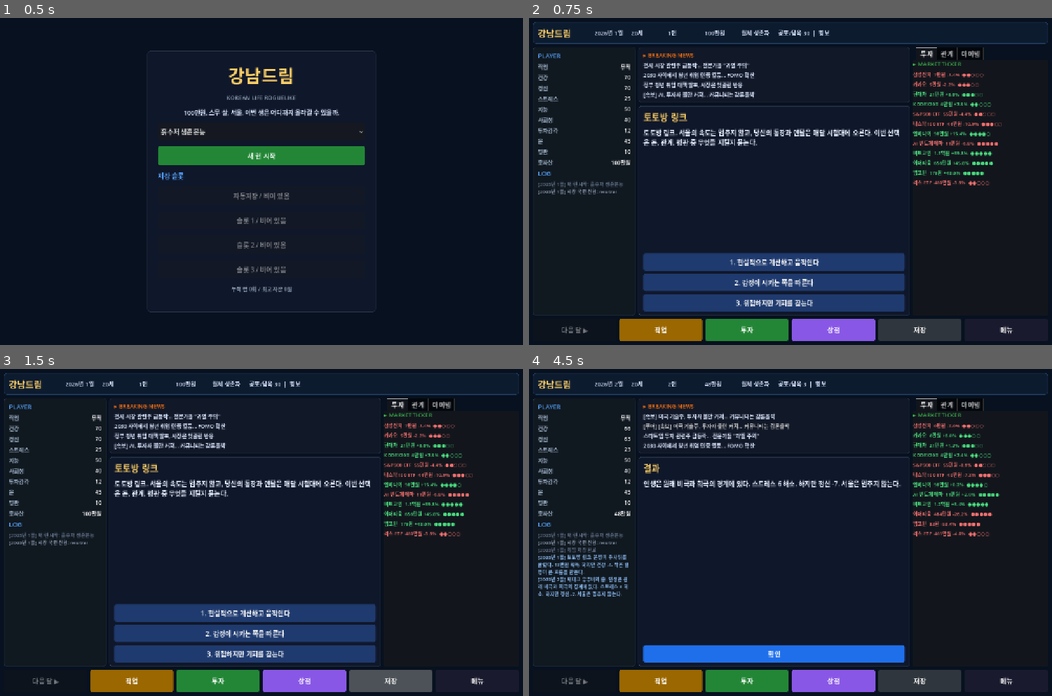
Above: before the commit, frames 1-4 (two rows, left to right).
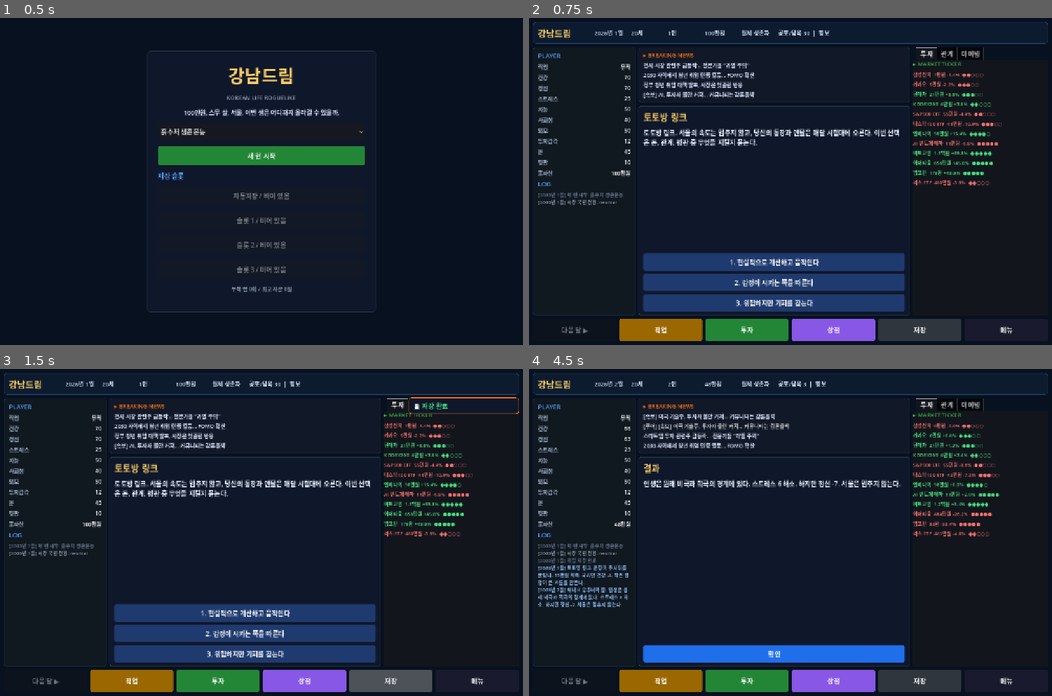
Above: after the commit, the same moments.

Repository: junheeleee/GangnamDream
Game: Godot game, scene res://scenes/StartMenu.tscn
The game is run twice, just before and just after one commit, with the same random seed, the same clock (stepped at 60 frames per second) and the same inputs.
Inputs:
- Up to frame 1 (0.5 s): no input
- Up to frame 2 (0.75 s): click "새 런 시작" at 0.5 s
- Up to frame 3 (1.5 s): click "저장" at 1.25 s
- Up to frame 4 (4.5 s): click "1. 현실적으로 계산하고 움직인다" at 2 s; click "확인" at 2.75 s; click "다음 달 ▶" at 3.5 s; click "2. 감정이 시키는 쪽을 따른다" at 4.25 s

Frame 1 is identical in both runs. In frame 2, 0.8% of the frame differs, in the area x 1-20%, y 33-58%; in frame 3, 1.3%; in frame 4, 2.4%, in the area x 1-20%, y 33-73%.

Commit message:
feat: implement appearance stat (UI, job reqs, relationship passive)

Diff:
--- a/content/jobs.json
+++ b/content/jobs.json
@@ -228,7 +228,8 @@
     "description": "콘텐츠가 자산이다. 채널을 키우면 광고 수익과 협찬이 들어온다. 유행에 올라타는 감각이 전부다.",
     "base_salary": 6240000,
     "requirements": {
-      "min_intelligence": 73
+      "min_intelligence": 73,
+      "min_appearance": 55
     },
     "stress_per_month": 24,
     "stat_gains": {
@@ -247,7 +248,8 @@
     "description": "지인에서 시작해 확장한다. 인맥이 곧 실적이다. 사회성이 높아지지만 관계가 상품화되는 아이러니가 있다.",
     "base_salary": 6660000,
     "requirements": {
-      "min_intelligence": 77
+      "min_intelligence": 77,
+      "min_appearance": 48
     },
     "stress_per_month": 28,
     "stat_gains": {
@@ -266,7 +268,8 @@
     "description": "영어 미팅, 글로벌 실적 압박, 성과 인센티브. 기본급보다 커미션이 크다. 실적을 내면 강남 입성이 보인다.",
     "base_salary": 7080000,
     "requirements": {
-      "min_intelligence": 81
+      "min_intelligence": 81,
+      "min_appearance": 52
     },
     "stress_per_month": 32,
     "stat_gains": {
--- a/scenes/MainGame.gd
+++ b/scenes/MainGame.gd
@@ -20,6 +20,7 @@
 var modal_body: VBoxContainer
 var modal_title_label: Label
 var next_button: Button
+var _toast_container: VBoxContainer
 
 var current_event: Dictionary = {}
 var prev_prices: Dictionary = {}
@@ -76,6 +77,7 @@
 	_build_right_panel(main)
 	_build_bottom_bar(root)
 	_build_modal()
+	_build_toast_layer()
 
 func _build_top_bar(parent):
 	var panel = _panel("#0d1b2f", "#1f3a5b")
@@ -108,7 +110,7 @@
 	box.add_theme_constant_override("separation", 6)
 	panel.add_child(box)
 	box.add_child(_label("PLAYER", 15, "#58a6ff"))
-	for key in ["job", "health", "mental", "stress", "intelligence", "social_skill", "investment_skill", "luck", "reputation", "asset"]:
+	for key in ["job", "health", "mental", "stress", "intelligence", "social_skill", "appearance", "investment_skill", "luck", "reputation", "asset"]:
 		var row = HBoxContainer.new()
 		box.add_child(row)
 		var name_label = _label(_stat_name(key), 13, "#9fb3c8")
@@ -236,6 +238,25 @@
 	modal_body.add_theme_constant_override("separation", 8)
 	scroll.add_child(modal_body)
 
+func _build_toast_layer():
+	_toast_container = VBoxContainer.new()
+	_toast_container.mouse_filter = Control.MOUSE_FILTER_IGNORE
+	_toast_container.add_theme_constant_override("separation", 6)
+	_toast_container.set_anchor(SIDE_LEFT, 1.0)
+	_toast_container.set_anchor(SIDE_TOP, 0.0)
+	_toast_container.set_anchor(SIDE_RIGHT, 1.0)
+	_toast_container.set_anchor(SIDE_BOTTOM, 1.0)
+	_toast_container.offset_left = -280
+	_toast_container.offset_top = 70
+	_toast_container.offset_right = -10
+	_toast_container.offset_bottom = -70
+	add_child(_toast_container)
+
+func _show_toast(message: String, color: Color = Color("#dbe7ff")):
+	var toast = load("res://ui_components/NotificationToast.gd").new()
+	_toast_container.add_child(toast)
+	toast.show_message(message, color)
+
 func _begin_month():
 	prev_prices = GameState.market_prices.duplicate()
 	if GameState.news_log.is_empty() or GameState.turn > 1:
@@ -326,6 +347,7 @@
 	_set_stat_value("stress", GameState.stress, false, 60, 80)
 	stat_labels["intelligence"].text = str(GameState.intelligence)
 	stat_labels["social_skill"].text = str(GameState.social_skill)
+	stat_labels["appearance"].text = str(GameState.appearance)
 	stat_labels["investment_skill"].text = str(GameState.investment_skill)
 	stat_labels["luck"].text = str(GameState.luck)
 	stat_labels["reputation"].text = str(GameState.reputation)
@@ -505,30 +527,37 @@
 func _on_save_pressed():
 	SaveManager.save_game(1)
 	GameState.add_log("게임 저장 완료", "system")
+	_show_toast("💾 저장 완료", Color("#4ade80"))
 
 func _on_job_selected(job_id):
 	var result = job_system.apply_for_job(job_id)
 	_close_modal()
 	_refresh_all()
+	var job_name = GameState.current_job.get("name", "직업 변경")
+	_show_toast("💼 %s" % job_name, Color("#fbbf24"))
 
 func _on_buy_asset(asset_id, amount):
 	investment_system.buy_asset(asset_id, float(amount))
 	_close_modal()
 	_refresh_all()
+	_show_toast("📈 매수 완료 %s" % GameState.format_money(amount), Color("#4ade80"))
 
 func _on_sell_asset(asset_id, ratio):
 	investment_system.sell_asset(asset_id, float(ratio))
 	_close_modal()
 	_refresh_all()
+	_show_toast("📉 매도 완료", Color("#f87171"))
 
 func _on_shop_item(item_id):
 	inventory_system.purchase_item(item_id)
 	_close_modal()
 	_refresh_all()
+	_show_toast("🛒 아이템 구매 완료", Color("#d8b4fe"))
 
 func _on_use_item(item_id):
 	inventory_system.use_item(item_id)
 	_refresh_all()
+	_show_toast("✨ 아이템 사용", Color("#fbbf24"))
 
 func _go_to_menu():
 	SaveManager.autosave()
@@ -666,6 +695,7 @@
 		"stress": "스트레스",
 		"intelligence": "지능",
 		"social_skill": "사회성",
+		"appearance": "외모",
 		"investment_skill": "투자감각",
 		"luck": "운",
 		"reputation": "평판",
--- a/systems/EndingSystem.gd
+++ b/systems/EndingSystem.gd
@@ -14,16 +14,16 @@
 func evaluate_current_ending():
 	var total = GameState.get_total_asset_value()
 	if GameState.health <= 0:
-		return get_ending("health_collapse")
+		return get_ending("burnout")
 	if GameState.mental <= 0:
-		return get_ending("mental_burnout")
+		return get_ending("mental_break")
 	if total >= 2_000_000_000:
 		return get_ending("gangnam_dream")
 	if total >= 500_000_000:
-		return get_ending("upper_middle")
+		return get_ending("stable_success")
 	if GameState.money < -30_000_000:
-		return get_ending("debt_spiral")
-	return get_ending("ordinary_retirement")
+		return get_ending("bankruptcy")
+	return get_ending("ordinary_life")
 
 func get_score():
 	return int(GameState.get_total_asset_value() / 100_000.0) + GameState.turn * 10 + GameState.reputation * 100
--- a/systems/JobSystem.gd
+++ b/systems/JobSystem.gd
@@ -70,6 +70,8 @@
 				if GameState.intelligence < int(val): return false
 			"min_social", "min_social_skill":
 				if GameState.social_skill < int(val): return false
+			"min_appearance":
+				if GameState.appearance < int(val): return false
 			"min_investment_skill":
 				if GameState.investment_skill < int(val): return false
 			"min_money":
--- a/systems/RelationshipSystem.gd
+++ b/systems/RelationshipSystem.gd
@@ -5,7 +5,11 @@
 
 func process_monthly_relationships():
 	for rel in GameState.relationships.duplicate():
-		rel["affection"] = clamp(int(rel.get("affection", rel.get("affinity", 40))) - 1, 0, 100)
+		# 외모가 높으면 연애 관계의 호감도 감소를 완화
+		var affection_decay = 1
+		if str(rel.get("type", "")) == "romantic" and GameState.appearance >= 60:
+			affection_decay = 0
+		rel["affection"] = clamp(int(rel.get("affection", rel.get("affinity", 40))) - affection_decay, 0, 100)
 		var trust_decay = 0
 		if GameState.stress > 75:
 			trust_decay = 1
Not shown, changed: docs/RELEASE_NOTES.md
Not shown, changed: docs/WORK_LOG.md
